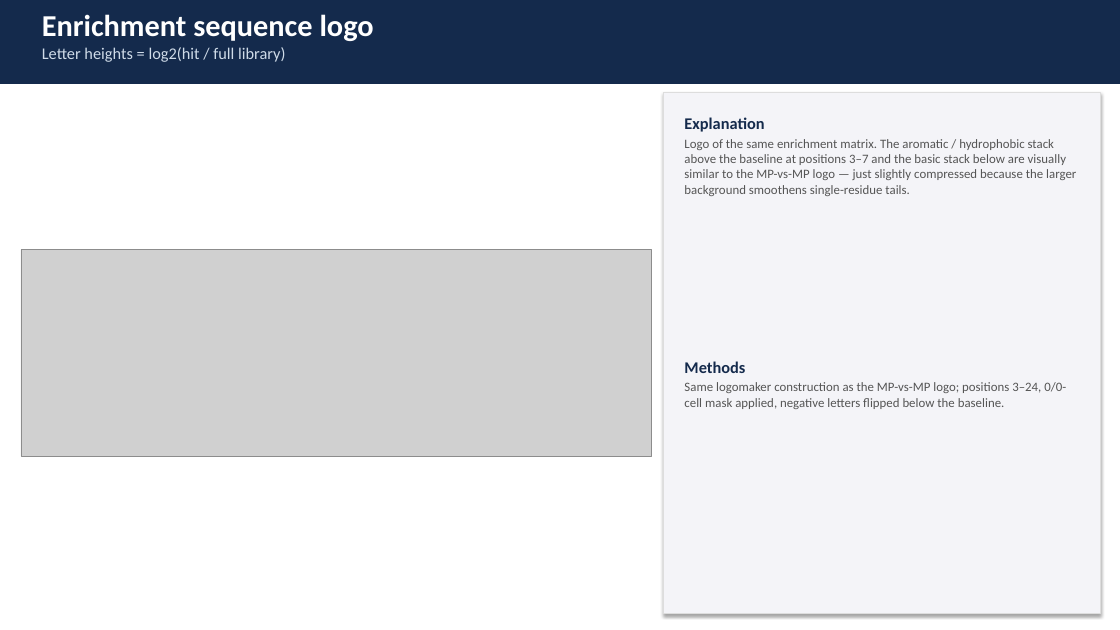
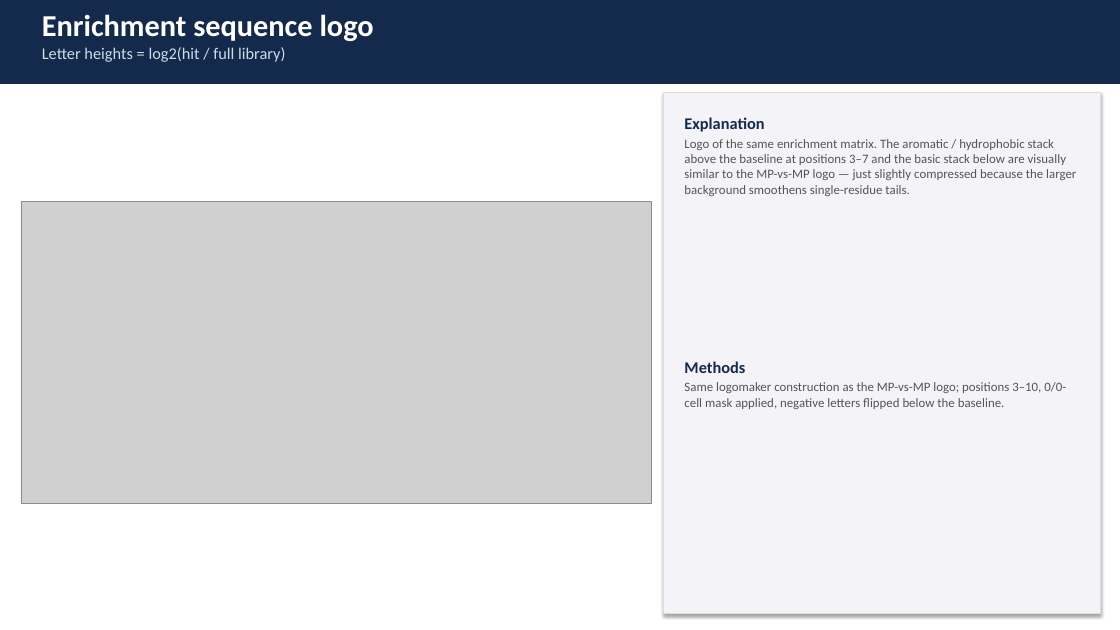
Before and after one commit to idobleicher/dianaMega, a slide deck: slide 14 of mpProject/MP_project_results.pptx. Drawn at 1120x630 pixels with LibreOffice and Linux fonts; fonts in the diff are those of the drawing; grey boxes stand for pictures. Boxes give left, top, right and bottom in pixels: in the first picture for what was removed or moved away, otherwise in the second. Text is boxed around its words. In the diff, an @@ line names an element or a change of style, - is before the commit and + after.

```diff
--- a/mpProject/MP_project_results.pptx
+++ b/mpProject/MP_project_results.pptx
@@ picture: place and size @@
-picture at <box>21,250,651,456</box>
+picture at <box>21,202,651,504</box>
@@ text at <box>684,382,1066,409</box>: text changed @@
-Same logomaker construction as the MP-vs-MP logo; positions 3–24, 0/0-cell mask applied, negative letters flipped below the baseline.
+Same logomaker construction as the MP-vs-MP logo; positions 3–10, 0/0-cell mask applied, negative letters flipped below the baseline.
```
Also in this commit, not shown: 10 other slides changed, 55 other files.
